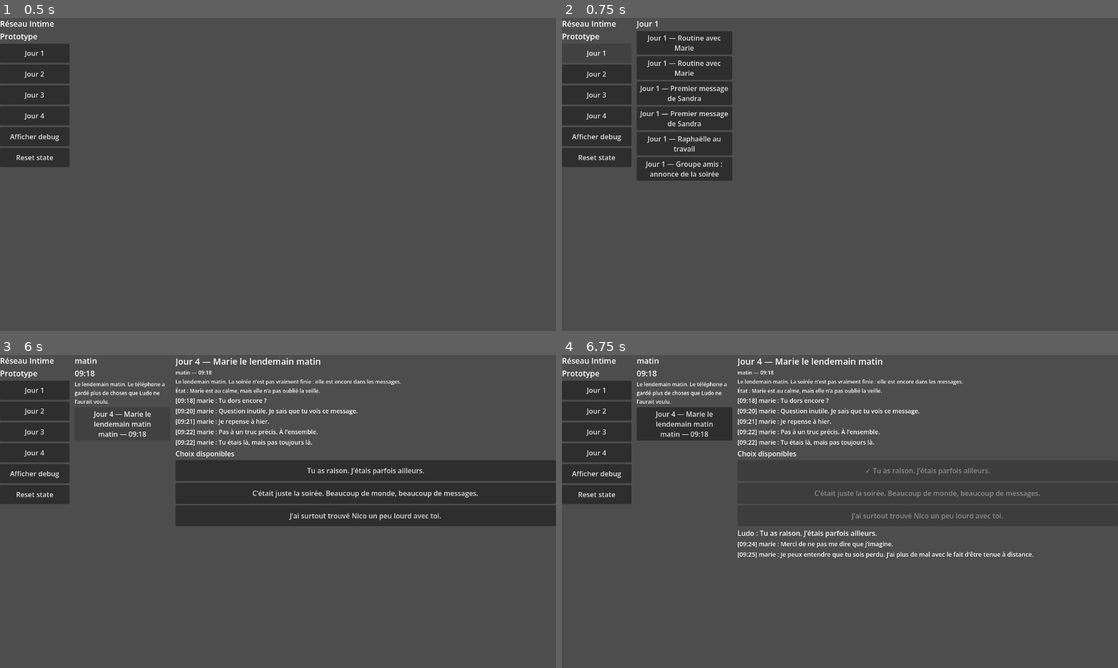
Above: before the commit, frames 1-4 (two rows, left to right).
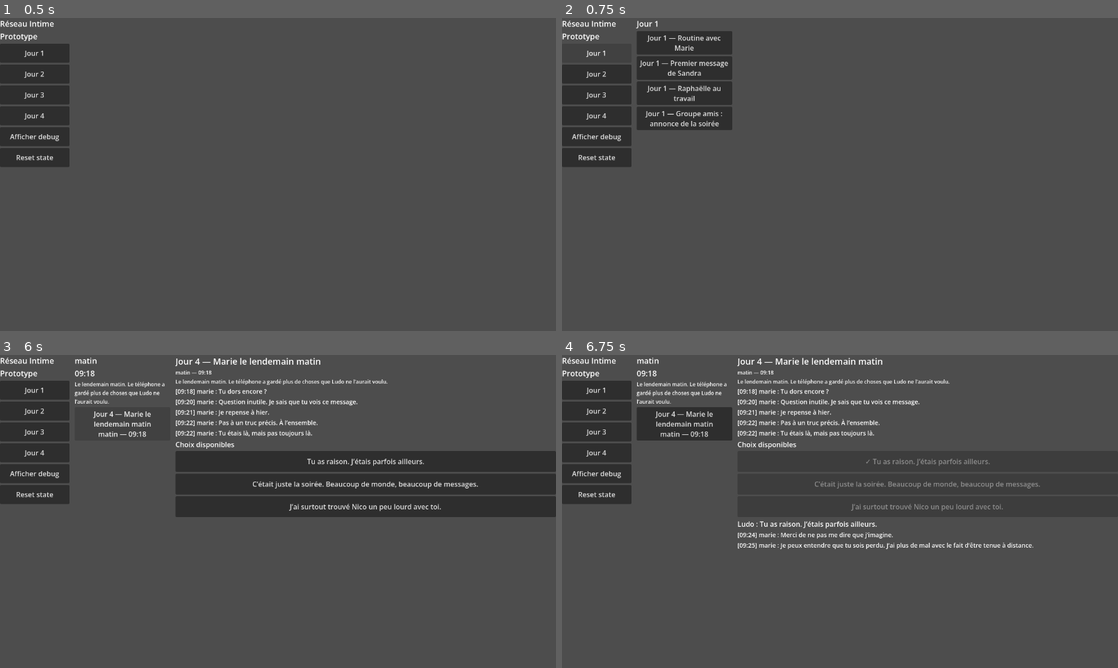
Above: after the commit, the same moments.

Repository: ludowww/reseau-intime
Game: Godot game, scene res://scenes/Main.tscn
The game is run twice, just before and just after one commit, with the same random seed, the same clock (stepped at 60 frames per second) and the same inputs.
Inputs:
- Up to frame 1 (0.5 s): no input
- Up to frame 2 (0.75 s): click "Jour 1" at 0.5 s
- Up to frame 3 (6 s): click "Jour 2" at 1.25 s; click "Jour 3" at 2 s; click "Jour 4" at 2.75 s; click "Afficher debug" at 3.5 s; click "Masquer debug" at 4.25 s; click "matin — 09:18" at 5 s; click "Jour 4 — Marie le lendemain m…" at 5.75 s
- Up to frame 4 (6.75 s): click "Tu as raison. J’étais parfois…" at 6.5 s

Frame 1 is identical in both runs. In frame 2, 3.1% of the frame differs, in the area x 13-31%, y 13-52%; in frame 3, 8.2%, in the area x 31-100%, y 7-55%; in frame 4, 4.5%.

Commit message:
Group segmented conversations in prototype flow

Diff:
--- a/game/scripts/core/DataLoader.gd
+++ b/game/scripts/core/DataLoader.gd
@@ -58,6 +58,7 @@
 		if convo.is_empty():
 			continue
 		convo["_source_path"] = str(file_path)
+		convo["day"] = index.get("day", index.get("chapter", ""))
 		convo["_index_title"] = index.get("title", "")
 		var convo_id := str(convo.get("id", file_path))
 		conversations_by_id[convo_id] = convo
@@ -79,7 +80,7 @@
 	return labels
 
 func get_conversations_for_day(day_value) -> Array:
-	return _flatten_segments(conversations_by_day.get(str(day_value), []))
+	return _group_segmented_conversations(conversations_by_day.get(str(day_value), []))
 
 func get_index_for_day(day_value) -> Dictionary:
 	for index in chapter_indexes:
@@ -101,23 +102,26 @@
 			source.append(conversation)
 	if source.is_empty():
 		return get_conversations_for_day(day_value)
-	return _flatten_segments(source)
+	return _group_segmented_conversations(source)
 
-func _flatten_segments(conversations: Array) -> Array:
+func _group_segmented_conversations(conversations: Array) -> Array:
 	var entries: Array = []
 	for conversation in conversations:
-		var segments: Array = conversation.get("segments", [])
-		if segments.is_empty():
-			entries.append(conversation)
-			continue
-		for index in range(segments.size()):
-			var segment: Dictionary = segments[index].duplicate(true)
-			segment["id"] = "%s__segment_%d" % [conversation.get("id", "conversation"), index + 1]
-			segment["title"] = conversation.get("title", conversation.get("id", "Conversation"))
-			segment["_parent_conversation_id"] = conversation.get("id", "")
-			segment["_source_path"] = conversation.get("_source_path", "")
-			entries.append(segment)
+		entries.append(get_segmented_conversation_entry(conversation))
 	return entries
+
+func get_segmented_conversation_entry(conversation: Dictionary) -> Dictionary:
+	var entry: Dictionary = conversation.duplicate(true)
+	var segments: Array = entry.get("segments", [])
+	entry["_segment_count"] = segments.size()
+	if segments.size() > 0:
+		entry["_current_segment_index"] = 0
+		entry["_parent_conversation_id"] = entry.get("id", "")
+		entry["_current_segment_id"] = _segment_id(entry, 0)
+	return entry
+
+func _segment_id(conversation: Dictionary, index: int) -> String:
+	return "%s__segment_%d" % [conversation.get("id", "conversation"), index + 1]
 
 func get_visual_content(content_id: String) -> Dictionary:
 	return visual_content_by_id.get(content_id, {})
--- a/game/scripts/ui/ConversationView.gd
+++ b/game/scripts/ui/ConversationView.gd
@@ -1,21 +1,32 @@
 extends VBoxContainer
 
 signal choice_selected(choice: Dictionary)
+signal segment_changed(day_value, conversation_id: String, segment_id: String)
 
 var choice_buttons: Array[Button] = []
 var choice_was_applied := false
+var current_conversation: Dictionary = {}
+var current_segment_index := 0
+var continue_button: Button
 
 func show_conversation(conversation: Dictionary) -> void:
 	_clear()
+	current_conversation = conversation.duplicate(true)
+	current_segment_index = int(current_conversation.get("_current_segment_index", 0))
+	continue_button = null
+	custom_minimum_size = Vector2(600, 0)
+	size_flags_horizontal = Control.SIZE_EXPAND_FILL
+	_add_label(current_conversation.get("title", current_conversation.get("id", "Conversation")), 20)
+	_add_conversation_meta(current_conversation)
+	_render_current_segment()
+
+func _render_current_segment() -> void:
 	choice_buttons.clear()
 	choice_was_applied = false
-	custom_minimum_size = Vector2(600, 0)
-	size_flags_horizontal = Control.SIZE_EXPAND_FILL
-	_add_label(conversation.get("title", conversation.get("id", "Conversation")), 20)
-	_add_conversation_meta(conversation)
-	for item in _flatten_content(conversation):
+	var data := _current_segment_data()
+	for item in _flatten_content(data):
 		_render_item(item)
-	var choices := _collect_choices(conversation)
+	var choices := _collect_choices(data)
 	if choices.is_empty():
 		_add_label("Aucun choix direct dans cette conversation.")
 	else:
@@ -38,6 +49,46 @@
 	for key in ["next_messages", "next_items", "automatic_followup"]:
 		for entry in choice.get(key, []):
 			_render_item(entry)
+	if _has_next_segment():
+		_show_continue_button()
+
+func _show_continue_button() -> void:
+	continue_button = Button.new()
+	continue_button.text = "Continuer"
+	continue_button.autowrap_mode = TextServer.AUTOWRAP_WORD_SMART
+	continue_button.custom_minimum_size = Vector2(0, 48)
+	continue_button.size_flags_horizontal = Control.SIZE_EXPAND_FILL
+	continue_button.pressed.connect(_show_next_segment)
+	add_child(continue_button)
+
+func _show_next_segment() -> void:
+	if not _has_next_segment():
+		return
+	if continue_button:
+		continue_button.disabled = true
+	current_segment_index += 1
+	_add_label("—", 12)
+	segment_changed.emit(current_conversation.get("day", current_conversation.get("chapter", null)), _parent_conversation_id(), _segment_id_for_current_index())
+	_render_current_segment()
+
+func _current_segment_data() -> Dictionary:
+	var segments: Array = current_conversation.get("segments", [])
+	if segments.is_empty():
+		return current_conversation
+	var index = clamp(current_segment_index, 0, segments.size() - 1)
+	var segment: Dictionary = segments[index].duplicate(true)
+	segment["title"] = current_conversation.get("title", current_conversation.get("id", "Conversation"))
+	return segment
+
+func _has_next_segment() -> bool:
+	var segments: Array = current_conversation.get("segments", [])
+	return current_segment_index + 1 < segments.size()
+
+func _parent_conversation_id() -> String:
+	return str(current_conversation.get("_parent_conversation_id", current_conversation.get("id", "")))
+
+func _segment_id_for_current_index() -> String:
+	return "%s__segment_%d" % [_parent_conversation_id(), current_segment_index + 1]
 
 func _append_ludo_reply(choice: Dictionary) -> void:
 	_add_label("Ludo : %s" % choice.get("text", choice.get("id", "")), 16)
--- a/game/scripts/ui/PhonePrototype.gd
+++ b/game/scripts/ui/PhonePrototype.gd
@@ -43,6 +43,7 @@
 	conversation_view.custom_minimum_size = Vector2(600, 0)
 	conversation_view.size_flags_horizontal = Control.SIZE_EXPAND_FILL
 	conversation_view.choice_selected.connect(_on_choice_selected)
+	conversation_view.segment_changed.connect(_on_segment_changed)
 	scroll.add_child(conversation_view)
 
 	debug_scroll = ScrollContainer.new()
@@ -91,8 +92,14 @@
 		button.pressed.connect(func(): _open_conversation(day_value, conversation))
 
 func _open_conversation(day_value, conversation: Dictionary) -> void:
-	GameState.set_context(day_value, str(conversation.get("_parent_conversation_id", conversation.get("id", ""))), str(conversation.get("id", "")))
+	var conversation_id := str(conversation.get("_parent_conversation_id", conversation.get("id", "")))
+	var segment_id := str(conversation.get("_current_segment_id", conversation.get("id", "")))
+	GameState.set_context(day_value, conversation_id, segment_id)
 	conversation_view.show_conversation(conversation)
+	debug_panel.refresh()
+
+func _on_segment_changed(day_value, conversation_id: String, segment_id: String) -> void:
+	GameState.set_context(day_value, conversation_id, segment_id)
 	debug_panel.refresh()
 
 func _on_choice_selected(choice: Dictionary) -> void:
Not shown, changed: tests/test_godot_prototype_static.py
